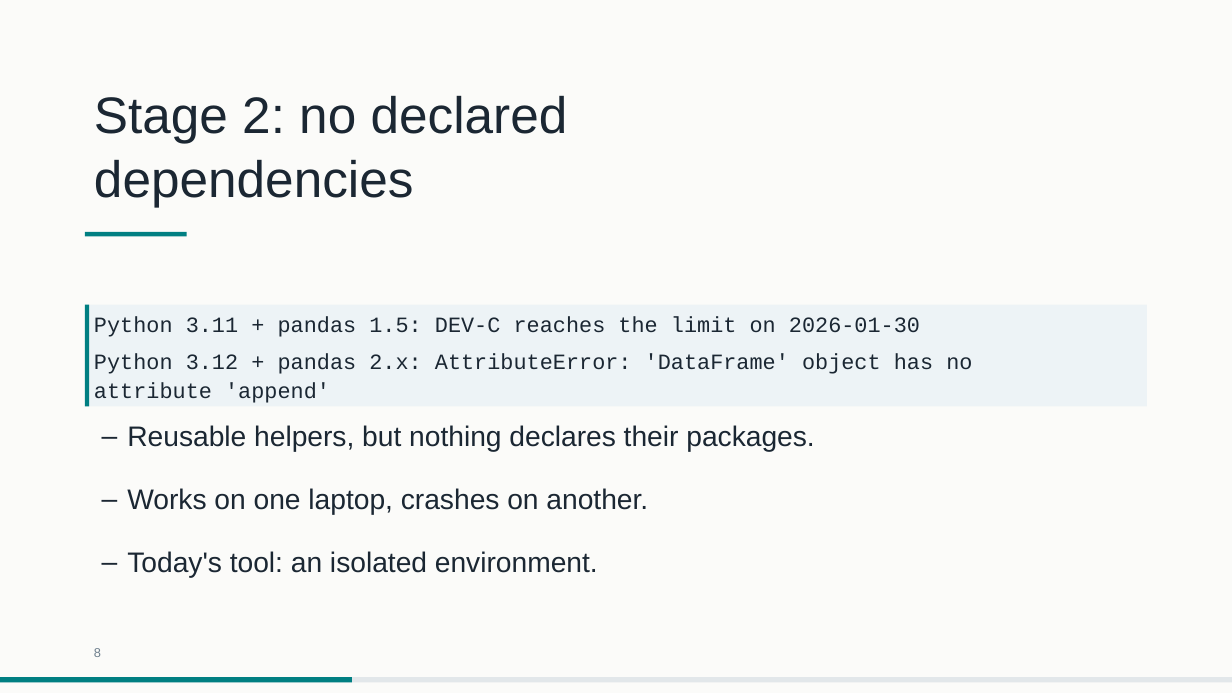
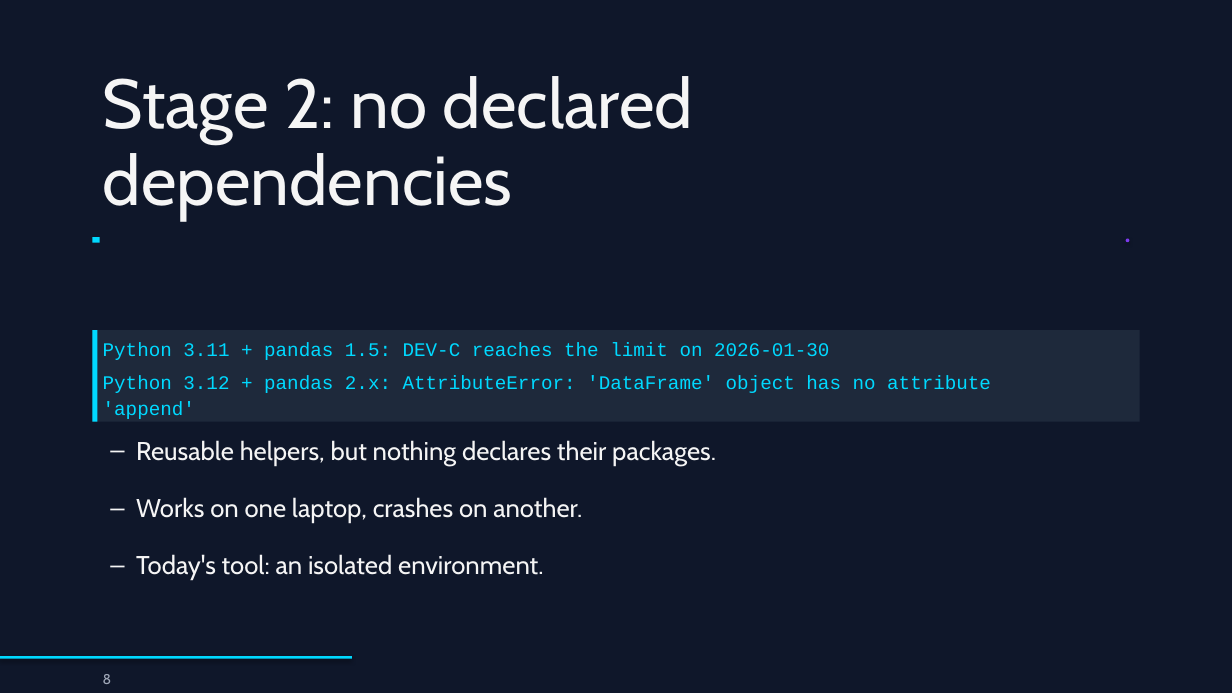
Before and after one commit to drweihungpan-lab/3R-teaching, a slide deck: slide 8 of materials/slides/session-1.pptx. Drawn at 1232x693 pixels with LibreOffice and Linux fonts; fonts in the diff are those of the drawing. Boxes give left, top, right and bottom in pixels: in the first picture for what was removed or moved away, otherwise in the second. Text is boxed around its words. In the diff, an @@ line names an element or a change of style, - is before the commit and + after.

```diff
--- a/materials/slides/session-1.pptx
+++ b/materials/slides/session-1.pptx
@@ background #FBFBF9 to #0F172A @@
@@ text "Stage 2: no declared dependencies": place and size @@
-text "Stage 2: no declared dependencies" at (94,95,568,207)
+text "Stage 2: no declared dependencies" at (103,76,693,220)
@@ text "Stage 2: no declared dependencies" at (103,76,693,220): size 40 to 54 pt, font Arial to Cabin, text colour #1B2733 to #F5F5F5; line spacing 50pt to 60pt @@
@@ fill #007F82 to #00D9FF in 3 elements at (92,363,98,421), (92,330,98,363), (92,238,100,243) @@
@@ rectangle: place and size @@
-rectangle at (85,232,187,237)
+rectangle at (92,238,100,243)
@@ ellipse added at (1126,238,1129,242), fill #7C3AED @@
@@ rectangle "Python 3.11 + pandas 1.5: ..." at (92,330,1140,363): size 17 to 15 pt, text colour #1B2733 to #00D9FF; line spacing 22.4pt to 19.8pt; fill #EDF3F6 to #1E293B @@
@@ rectangle "Python 3.11 + pandas 1.5: ...": place and size @@
-rectangle "Python 3.11 + pandas 1.5: ..." at (85,305,1147,342)
+rectangle "Python 3.11 + pandas 1.5: ..." at (92,330,1140,363)
@@ rectangle: place and size @@
-rectangle at (85,305,89,342)
+rectangle at (92,330,98,363)
@@ rectangle "Python 3.12 + pandas 2.x: ...": place and size @@
-rectangle "Python 3.12 + pandas 2.x: ..." at (85,341,1147,407)
+rectangle "Python 3.12 + pandas 2.x: ..." at (92,363,1140,421)
@@ rectangle "Python 3.12 + pandas 2.x: ..." at (92,363,1140,421): size 17 to 15 pt, text colour #1B2733 to #00D9FF; line spacing 22.4pt to 19.8pt; fill #EDF3F6 to #1E293B @@
@@ rectangle: place and size @@
-rectangle at (85,341,89,407)
+rectangle at (92,363,98,421)
@@ size 22 to 20 pt, font Arial to Cabin, text colour #1B2733 to #F5F5F5; line spacing 33pt to 30pt in 3 elements at (136,554,543,580), (136,497,582,523), (136,440,716,465) @@
@@ text "Reusable helpers, but nothing declares ...": place and size @@
-text "Reusable helpers, but nothing declares ..." at (127,425,814,452)
+text "Reusable helpers, but nothing declares ..." at (136,440,716,465)
@@ text "Works on one laptop, crashes ...": place and size @@
-text "Works on one laptop, crashes ..." at (127,488,648,515)
+text "Works on one laptop, crashes ..." at (136,497,582,523)
@@ text "Today's tool: an isolated environment.": place and size @@
-text "Today's tool: an isolated environment." at (127,551,598,578)
+text "Today's tool: an isolated environment." at (136,554,543,580)
@@ rectangle: place and size @@
-rectangle at (0,677,352,683)
+rectangle at (0,656,352,659)
@@ rectangle at (0,656,352,659): fill #007F82 to #00D9FF; shadow on @@
@@ rectangle removed at (0,677,1232,683) @@
@@ text "8": place and size @@
-text "8" at (94,648,101,657)
+text "8" at (103,674,112,684)
@@ text "8" at (103,674,112,684): size 10 to 11 pt, font Arial to Cabin, text colour #6E7F8D to #A0A8B8; line spacing 13.2pt to 14.5pt @@
```
Also in this commit, not shown: 27 other slides changed, 2 other files.
